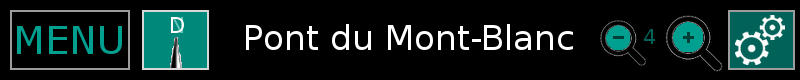
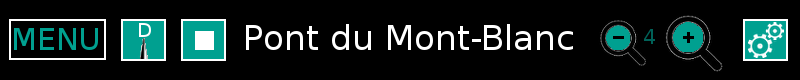
The second 800x80 image is a revision of the first. Changes to its layers:
"zoomout": opacity 61% → 100% over [613, 29, 627, 39]
"zoomin": opacity 61% → 100% over [683, 32, 694, 43]
added group "guidanceoff" with 2 layers above "guidanceon" over [181, 19, 226, 61]
added layer "Clipboard #1" in group "guidanceoff" over [195, 31, 214, 50]
added layer "Presse-papiers #8" in group "guidanceoff" over [181, 19, 226, 61]
added group "guidanceon" with 2 layers above "zoomlevel" over [181, 19, 226, 61]
added layer "Clipboard" in group "guidanceon" over [188, 25, 220, 53]
added layer "Presse-papiers #7" in group "guidanceon" over [181, 19, 226, 61]
painted on "menubText" over [14, 26, 122, 54]
"menub": opacity 61% → 100%, painted on it over [9, 10, 130, 70]
painted on "D" over [139, 17, 184, 37]
removed layer "Presse-papiers #1" from group "directiondestination" over [170, 37, 182, 68]
added layer "Presse-papiers copy" in group "directiondestination" over [138, 36, 149, 59]
"Presse-papiers #6": opacity 61% → 100%, painted on it over [121, 10, 209, 70]
painted on "N" over [139, 17, 183, 37]
painted on "Presse-papiers" over [138, 36, 182, 68]
"Presse-papiers #5": opacity 61% → 100%, painted on it over [121, 10, 209, 70]
painted on "Presse-papiers #2" over [735, 15, 785, 65]
renamed "Presse-papiers #3" to "Presse-papiers #9", opacity 61% → 100%, painted on it over [728, 10, 795, 70]
painted on "zoomout-image" over [606, 26, 630, 50]
painted on "zoomin-image" over [685, 22, 699, 27]
